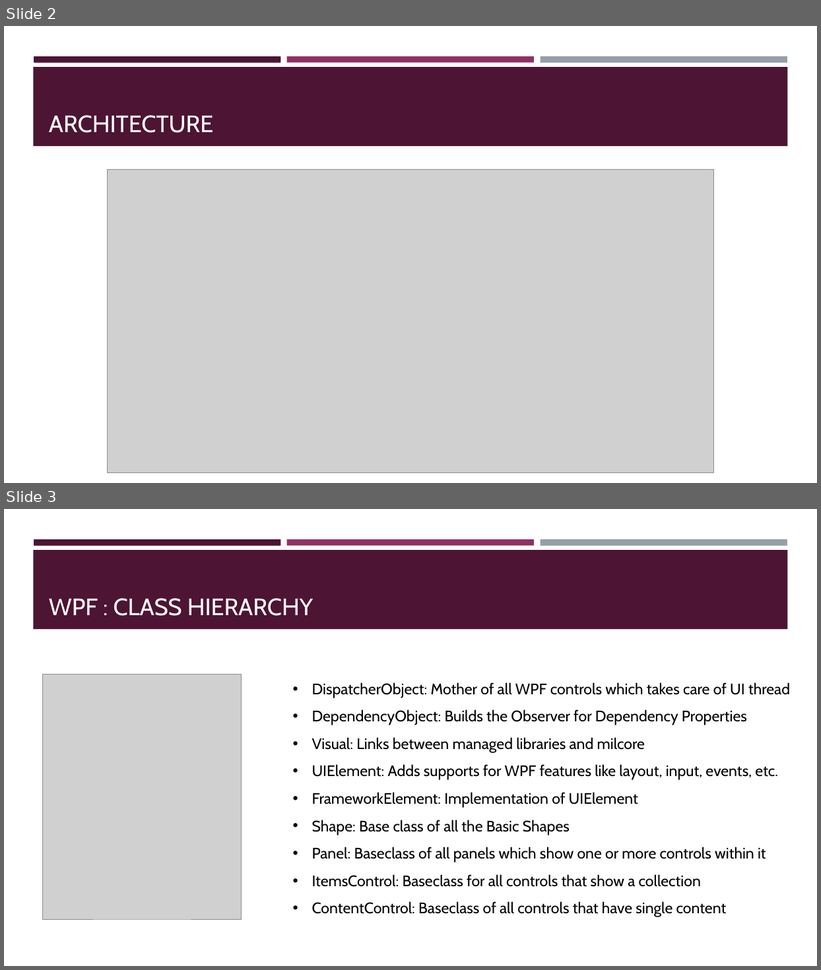
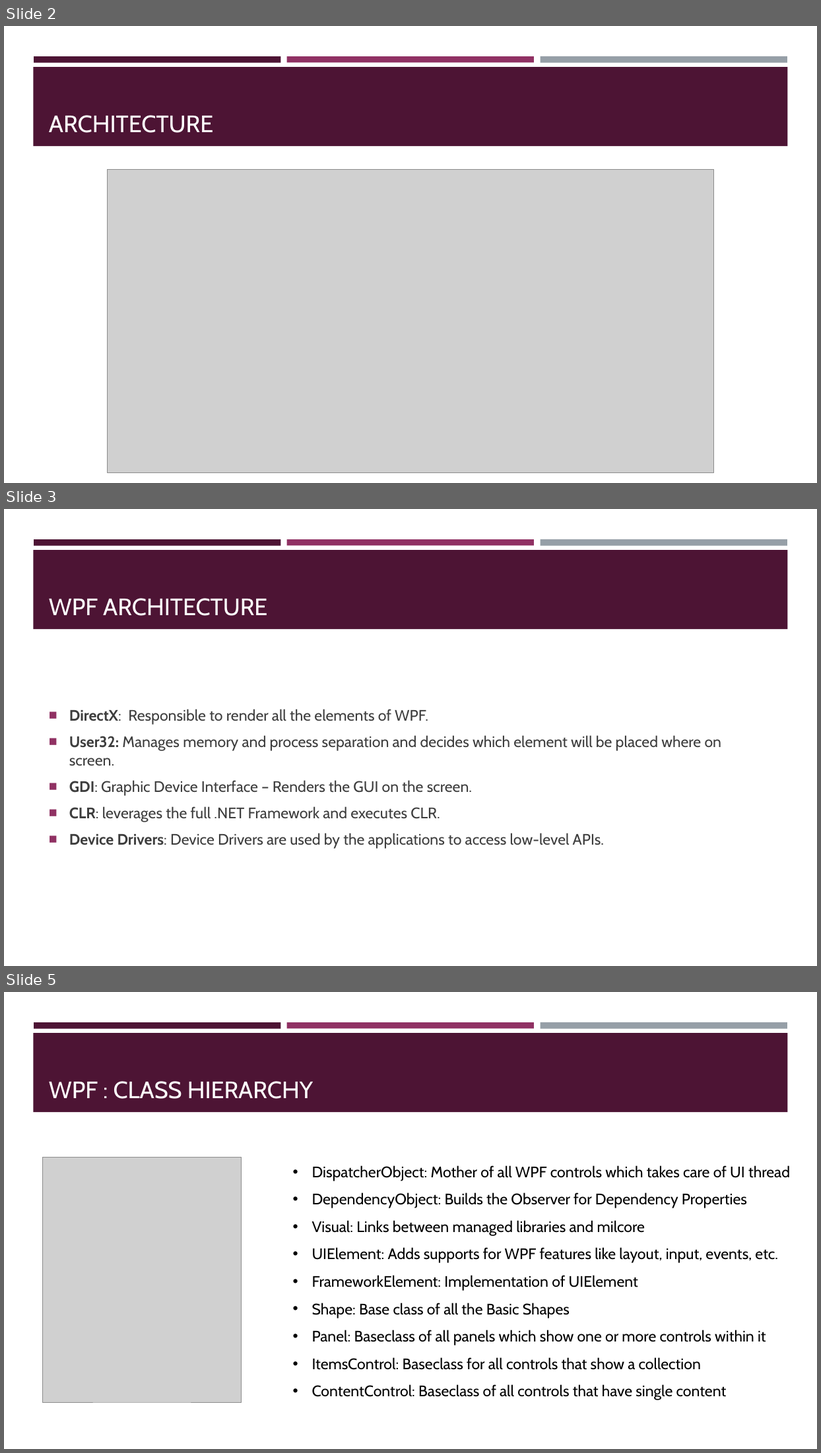
Before and after one commit to solankiravi/WPF-Demo, a slide deck: Introduction.pptx. Shown one above the other, each under a label of ours: slides 2 and 3 before the commit, slides 2, 3 and 5 after it; the slides between them are not shown. The pictures are 821x970 and 821x1453 pixels, drawn with LibreOffice and Linux fonts; fonts in the diff are those of the drawing; grey boxes stand for pictures. Boxes give left, top, right and bottom in pixels: in the first picture for what was removed or moved away, otherwise in the second. Text is boxed around its words. In the diff, an @@ line names an element or a change of style, - is before the commit and + after.

```diff
--- a/Introduction.pptx
+++ b/Introduction.pptx
@@ slide 3 added at <box>4,509,817,966</box>, background #FFFFFF; not listed: 4 template elements that a slide beside it also shows @@
@@ title added at <box>49,598,267,616</box>, 28 pt, text #FFFFFF @@
+WPF ARCHITECTURE
@@ text added at <box>69,709,722,849</box>, 18 pt, text #3D3D3D @@
+■ DirectX: Responsible to render all the elements of WPF.
+■ User32: Manages memory and process separation and decides which element will be placed where on screen.
+■ GDI: Graphic Device Interface – Renders the GUI on the screen.
+■ CLR: leverages the full .NET Framework and executes CLR.
+■ Device Drivers: Device Drivers are used by the applications to access low-level APIs.
@@ what was slide 3 is now slide 5 @@
```
Also in this commit, not shown: 1 slide changed, 1 other slide added.
